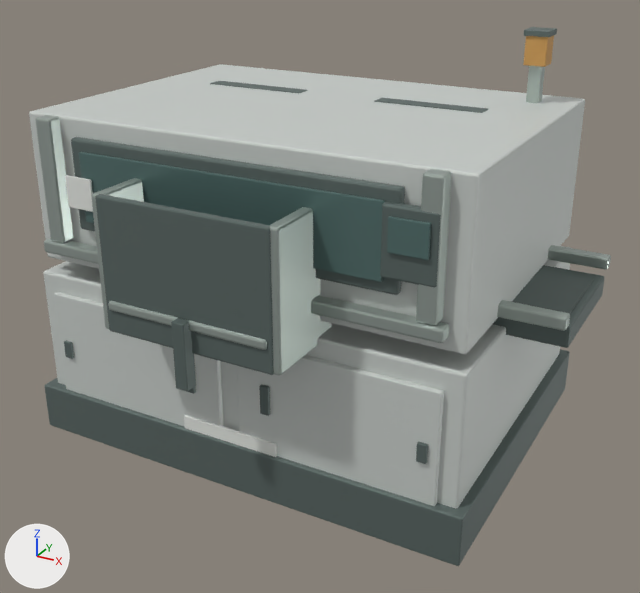
An edit to the Blender file assets/blender/unloader.blend, drawn before and after from the same camera.
One viewpoint serves both versions: a 50 mm lens placed at (2.35, -4.22, 2.87), pointed at (0.15, -0.22, 0.87). Every picture has the same lights, and +X, +Y and +Z are marked at lower left. The first picture is the older version.

Objects in the first picture: 'Base plinth', 'Control bezel', 'Front safety glazing', 'Front window frame', 'Lift platform', 'Lift post', 'Lower cabinet', 'Magazine back', 'Magazine wall', 'Magazine wall.001', 'Service door L', 'Service door R', 'Upper aluminium sill', 'Upper housing' and 17 more.
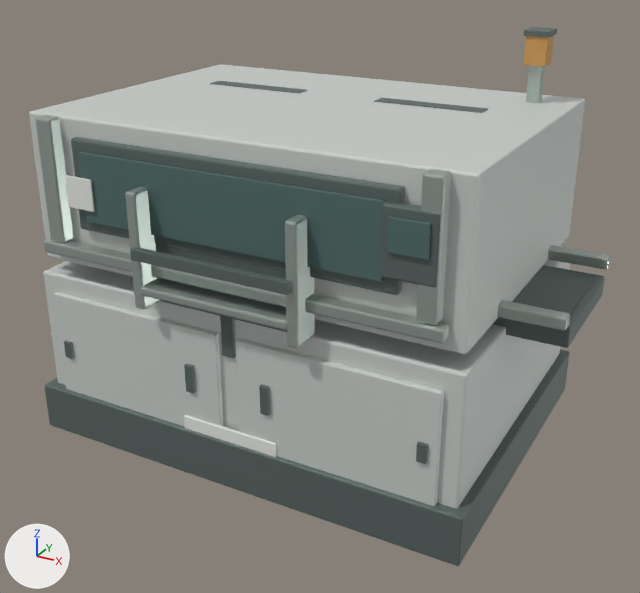
Boxes [x1, y1, x2, y2] around the edits, measured in the pictures (640 x 593 px; the box of a moved part takes in the faces that stretch with it):
'Magazine back', moved, rescaled (mostly hidden afterwards)
    before: [95, 194, 274, 375]
    after: [155, 244, 287, 332]
'Magazine wall.001', reshaped, moved
    before: [270, 207, 332, 375]
    after: [285, 215, 315, 348]
'Lift platform', reshaped, moved
    before: [108, 301, 267, 350]
    after: [140, 278, 287, 330]
'Magazine wall', reshaped, moved
    before: [91, 178, 144, 329]
    after: [125, 187, 160, 309]
'Lift post', moved
    before: [171, 318, 196, 391]
    after: [220, 292, 236, 358]
part 1 of me_cube_235, moved or reshaped
    before: [91, 178, 142, 197]
    after: [125, 187, 147, 196]
part 2 of me_cube_235, moved or reshaped
    before: [91, 182, 144, 329]
    after: [125, 190, 160, 309]
part 3 of me_cube_236, moved or reshaped
    before: [270, 207, 313, 231]
    after: [285, 215, 307, 225]
part 4 of me_cube_236, moved or reshaped
    before: [270, 212, 332, 375]
    after: [285, 219, 315, 348]
part 6 of me_cube_238, moved or reshaped
    before: [263, 339, 267, 350]
    after: [284, 320, 287, 330]
part 7 of me_cube_238, moved or reshaped
    before: [108, 301, 264, 350]
    after: [140, 278, 286, 330]
'Pusher bar', unchanged, uncovered by the edit
    after: [130, 247, 291, 295]

The edits, one by one:
me_cube_235 is used by ob_magazine_wall; parent ob_magazine; location (-0.48, -1.0, 1.3).
me_cube_235 had 56 vertices, 54 faces and spanned x -0.03..0.03, y -0.25..0.25, z -0.35..0.35.
me_cube_235 now has 56 vertices, 54 faces and spans x -0.03..0.03, y -0.09..0.09, z -0.31..0.31.
me_cube_235 part 1: all 14 vertices in x -0.03..0.03, y -0.25..-0.238, z 0.338..0.35 are moved by (0.0, 0.16, -0.04).
me_cube_235 part 2: all 14 vertices in x -0.03..0.03, y -0.25..-0.238, z -0.35..-0.338 are moved by (0.0, 0.16, 0.04).
Other edits to the shape of me_cube_235 do not show in these pictures.
me_cube_236 is used by ob_magazine_wall_001; parent ob_magazine; location (0.48, -1.0, 1.3).
me_cube_236 had 56 vertices, 54 faces and spanned x -0.03..0.03, y -0.25..0.25, z -0.35..0.35.
me_cube_236 now has 56 vertices, 54 faces and spans x -0.03..0.03, y -0.09..0.09, z -0.31..0.31.
me_cube_236 part 3: all 14 vertices in x -0.03..0.03, y -0.25..-0.238, z 0.338..0.35 are moved by (0.0, 0.16, -0.04).
me_cube_236 part 4: all 14 vertices in x -0.03..0.03, y -0.25..-0.238, z -0.35..-0.338 are moved by (0.0, 0.16, 0.04).
Other edits to the shape of me_cube_236 do not show in these pictures.
me_cube_237 is used by ob_magazine_back; parent ob_magazine; location (0.0, -1.24, 1.3).
me_cube_237 had 56 vertices, 54 faces and spanned x -0.475..0.475, y -0.02..0.02, z -0.35..0.35.
me_cube_237 now has 56 vertices, 54 faces and spans x -0.46..0.46, y -0.02..0.02, z -0.31..0.31.
me_cube_237 part 5: the whole mesh is scaled about its middle by (0.968, 1, 0.884).
me_cube_238 is used by ob_lift_platform; parent ob_lift; location (0.0, -1.0, 1.1).
me_cube_238 had 56 vertices, 54 faces and spanned x -0.45..0.45, y -0.275..0.275, z -0.025..0.025.
me_cube_238 now has 56 vertices, 54 faces and spans x -0.43..0.43, y -0.1..0.1, z -0.025..0.025.
me_cube_238 part 6: all 14 vertices in x 0.438..0.45, y -0.275..-0.263, z -0.025..0.025 are moved by (-0.02, 0.175, 0.0).
me_cube_238 part 7: all 14 vertices in x -0.45..-0.438, y -0.275..-0.263, z -0.025..0.025 are moved by (0.02, 0.175, 0.0).
Other edits to the shape of me_cube_238 do not show in these pictures.
Object 'Magazine wall' (ob_magazine_wall) moves from (-0.48, -1.0, 1.3) to (-0.45, -0.96, 1.3).
Object 'Magazine wall.001' (ob_magazine_wall_001) moves from (0.48, -1.0, 1.3) to (0.45, -0.96, 1.3).
Object 'Magazine back' (ob_magazine_back) moves from (0.0, -1.24, 1.3) to (0.0, -0.9, 1.3).
Object 'Lift platform' (ob_lift_platform) moves from (0.0, -1.0, 1.1) to (0.0, -0.96, 1.1).
Object 'Lift post' (ob_lift_post) moves from (0.0, -1.28, 0.95) to (0.0, -0.9, 0.95).
